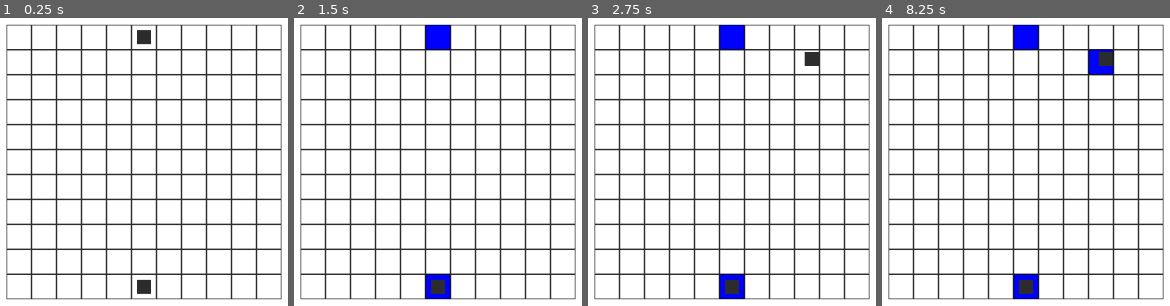
Above: before the commit, frames 1-4 (left to right).
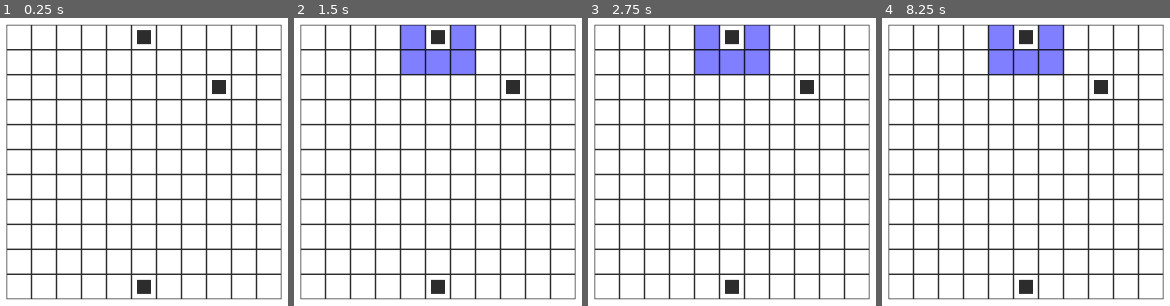
Above: after the commit, the same moments.

Repository: alejandrogonzalvo/gi
Game: Godot game, scene res://scenes/Playground.tscn
The game is run twice, just before and just after one commit, with the same random seed, the same clock (stepped at 60 frames per second) and the same inputs. Before the commit the project starts from res://scenes/playground.tscn.
Inputs (mouse positions are in pixels of both pictures, inside the frame that each line leads up to):
- Up to frame 1 (0.25 s): no input
- Up to frame 2 (1.5 s): tap Enter at 0.5 s; move the mouse to (438, 38) at 0.52 s; click (438, 38) at 0.6 s; tap Space at 1.25 s; move the mouse to (438, 285) at 1.27 s; click (438, 285) at 1.35 s
- Up to frame 3 (2.75 s): tap Enter at 2 s; move the mouse to (812, 58) at 2.02 s; click (812, 58) at 2.1 s
- Up to frame 4 (8.25 s): tap Space at 2.75, 4.25 s; move the mouse to (985, 254) at 2.77 s; click (985, 254) at 2.85 s; tap Enter at 3.5 s; move the mouse to (outside the picture) at 3.52 s; click (outside the picture) at 3.6 s; move the mouse to (outside the picture) at 4.27 s; click (outside the picture) at 4.35 s; move the mouse to (1066, 162) at 5.02 s; click (1066, 162) at 5.1 s; move the mouse to (905, 43) at 5.77 s; click (905, 43) at 5.85 s; move the mouse to (outside the picture) at 6.52 s; click (outside the picture) at 6.6 s; move the mouse to (outside the picture) at 7.27 s; click (outside the picture) at 7.35 s; move the mouse to (1106, 58) at 8.02 s; click (1106, 58) at 8.1 s

The runs differ from the first frame. In frame 1, 0.2% of the frame differs, in the area x 73-79%, y 21-27%; in frame 2, 4.9%; in frame 3, 5.2%; in frame 4, 5.6%, in the area x 37-81%, y 2-98%.

Commit message:
lots of things i dont remember

Diff:
--- a/board.gd
+++ /dev/null
@@ -1,24 +0,0 @@
-extends Node2D
-
-
-const RESOLUTION = 32
-
-var tile = preload("res://scenes/Tile.tscn")
-var pawn = preload("res://scenes/pawn.tscn")
-var tile_grid = []
-func _ready():
-	for i in range(-5, 6):
-		for j in range(-5, 6):
-			var t = tile.instance()
-			t.position = Vector2(i, j) * RESOLUTION
-			add_child(t)
-	var p1 = pawn.instance()
-	p1.position = Vector2(0, -5) * RESOLUTION
-	add_child(p1)
-	var p2 = pawn.instance()
-	p2.position = Vector2(0, 5) * RESOLUTION
-	add_child(p2)
-
-# Called every frame. 'delta' is the elapsed time since the previous frame.
-#func _process(delta):
-#	pass
--- a/pawn.gd
+++ /dev/null
@@ -1,38 +0,0 @@
-extends Sprite
-
-
-var entered
-var clicked
-var movement_tiles
-
-# Called when the node enters the scene tree for the first time.
-func _ready():
-	pass
-
-
-func _process(delta):
-	if entered:
-		if Input.is_action_just_pressed("click"):
-			if clicked:
-				clicked = false
-				print('unclicked')
-			else:
-				clicked = true
-				movement_tiles = $Hitbox.get_overlapping_areas()
-				for tile in movement_tiles:
-					tile.emit_signal("player_moving")
-
-	if clicked and not entered:
-		if Input.is_action_just_released("click"):
-			self.position = get_global_mouse_position()
-			clicked = false
-			print('unclicked')
-
-func _on_Hitbox_mouse_entered():
-	entered = true
-	print('entered')
-
-
-func _on_Hitbox_mouse_exited():
-	entered = false
-	print('exited')
--- a/project.godot
+++ b/project.godot
@@ -8,15 +8,30 @@
 
 config_version=4
 
-_global_script_classes=[  ]
+_global_script_classes=[ {
+"base": "Sprite",
+"class": "Tile",
+"language": "GDScript",
+"path": "res://scripts/tile.gd"
+}, {
+"base": "Area2D",
+"class": "TileHitbox",
+"language": "GDScript",
+"path": "res://scripts/tile_hitbox.gd"
+} ]
 _global_script_class_icons={
-
+"Tile": "",
+"TileHitbox": ""
 }
 
 [application]
 
 config/name="gi"
-run/main_scene="res://scenes/playground.tscn"
+run/main_scene="res://scenes/Playground.tscn"
+
+[autoload]
+
+Global="*res://scripts/global.gd"
 
 [input]
 
@@ -29,9 +44,10 @@
 [layer_names]
 
 2d_render/layer_1="collision"
-2d_physics/layer_1="collision"
+2d_physics/layer_1="tile"
 2d_render/layer_2="movement"
-2d_physics/layer_2="movement"
+2d_physics/layer_2="piece"
+2d_physics/layer_3="movement range"
 
 [rendering]
 
--- a/scenes/Area2D.gd
+++ /dev/null
@@ -1,14 +0,0 @@
-extends Area2D
-
-
-signal player_moving
-
-
-# Called when the node enters the scene tree for the first time.
-func _ready():
-	pass # Replace with function body.
-
-
-# Called every frame. 'delta' is the elapsed time since the previous frame.
-#func _process(delta):
-#	pass
--- a/scenes/pawn.tscn
+++ b/scenes/Pawn.tscn
@@ -1,36 +1,41 @@
 [gd_scene load_steps=7 format=2]
 
-[ext_resource path="res://pawn.gd" type="Script" id=1]
+[ext_resource path="res://scripts/pawn.gd" type="Script" id=1]
 [ext_resource path="res://assets/pawn.png" type="Texture" id=2]
 
 [sub_resource type="RectangleShape2D" id=1]
-extents = Vector2( 9.33503, 9.23306 )
+extents = Vector2( 15, 15 )
 
 [sub_resource type="Shader" id=2]
 
 [sub_resource type="ShaderMaterial" id=3]
 shader = SubResource( 2 )
 
-[sub_resource type="CircleShape2D" id=4]
-radius = 43.2465
+[sub_resource type="RectangleShape2D" id=4]
+extents = Vector2( 48, 48 )
 
 [node name="pawn" type="Sprite"]
 texture = ExtResource( 2 )
 script = ExtResource( 1 )
 
 [node name="Hitbox" type="Area2D" parent="."]
+collision_layer = 2
+collision_mask = 2
 
 [node name="CollisionShape2D" type="CollisionShape2D" parent="Hitbox"]
 shape = SubResource( 1 )
 
 [node name="MovementBox" type="Area2D" parent="."]
-collision_layer = 2
-collision_mask = 2
+collision_layer = 4
+collision_mask = 3
 
 [node name="CollisionShape2D" type="CollisionShape2D" parent="MovementBox"]
 modulate = Color( 0.952941, 0.14902, 0.14902, 1 )
 self_modulate = Color( 0.956863, 0, 0, 1 )
 material = SubResource( 3 )
 shape = SubResource( 4 )
+[connection signal="area_entered" from="Hitbox" to="." method="_on_player_entered"]
 [connection signal="mouse_entered" from="Hitbox" to="." method="_on_Hitbox_mouse_entered"]
 [connection signal="mouse_exited" from="Hitbox" to="." method="_on_Hitbox_mouse_exited"]
+[connection signal="mouse_entered" from="MovementBox" to="." method="_on_MovementBox_mouse_entered"]
+[connection signal="mouse_exited" from="MovementBox" to="." method="_on_MovementBox_mouse_exited"]
--- a/scenes/playground.tscn
+++ b/scenes/Playground.tscn
@@ -1,6 +1,6 @@
 [gd_scene load_steps=4 format=2]
 
-[ext_resource path="res://board.gd" type="Script" id=1]
+[ext_resource path="res://scripts/playground.gd" type="Script" id=1]
 [ext_resource path="res://assets/tile.png" type="Texture" id=2]
 
 [sub_resource type="TileSet" id=1]
@@ -28,5 +28,7 @@
 [node name="board" type="TileMap" parent="."]
 tile_set = SubResource( 1 )
 cell_size = Vector2( 32, 32 )
+collision_layer = 0
+collision_mask = 0
 format = 1
 tile_data = PoolIntArray( -196612, 0, 0, -196611, 0, 0, -196610, 0, 0, -196609, 0, 0, -262144, 0, 0, -262143, 0, 0, -26 …(779 unchanged characters)…
--- a/scenes/Tile.gd
+++ /dev/null
@@ -1,22 +0,0 @@
-extends Sprite
-
-
-onready var colored:bool = false
-
-func _ready():
-	pass # Replace with function body.
-
-
-
-func _process(delta):
-	pass
-
-
-func whiten():
-	self.modulate = Color(1, 1, 1)
-	print('whitened')
-
-
-func _on_player_moving():
-	self.modulate = Color(0, 0, 1)
-	print('modulated')
--- a/scenes/Tile.tscn
+++ b/scenes/Tile.tscn
@@ -1,19 +1,26 @@
 [gd_scene load_steps=5 format=2]
 
 [ext_resource path="res://assets/tile.png" type="Texture" id=1]
-[ext_resource path="res://scenes/Tile.gd" type="Script" id=2]
-[ext_resource path="res://scenes/Area2D.gd" type="Script" id=3]
+[ext_resource path="res://scripts/tile.gd" type="Script" id=2]
+[ext_resource path="res://scripts/tile_hitbox.gd" type="Script" id=3]
 
 [sub_resource type="RectangleShape2D" id=1]
+extents = Vector2( 15, 15 )
 
 [node name="Tile" type="Sprite"]
 texture = ExtResource( 1 )
 script = ExtResource( 2 )
 
-[node name="Area2D" type="Area2D" parent="."]
+[node name="HitBox" type="Area2D" parent="."]
 collision_mask = 2
 script = ExtResource( 3 )
 
-[node name="CollisionShape2D" type="CollisionShape2D" parent="Area2D"]
+[node name="CollisionShape2D" type="CollisionShape2D" parent="HitBox"]
 shape = SubResource( 1 )
-[connection signal="player_moving" from="Area2D" to="." method="_on_player_moving"]
+[connection signal="area_entered" from="HitBox" to="." method="_on_piece_area_entered"]
+[connection signal="area_exited" from="HitBox" to="." method="_on_piece_area_exited"]
+[connection signal="mouse_entered" from="HitBox" to="." method="_on_Area2D_mouse_entered"]
+[connection signal="mouse_exited" from="HitBox" to="." method="_on_Area2D_mouse_exited"]
+[connection signal="player_moved" from="HitBox" to="." method="_on_player_moved"]
+[connection signal="player_moving" from="HitBox" to="." method="_on_player_moving"]
+[connection signal="player_not_moving" from="HitBox" to="." method="_on_player_not_moving"]
--- /dev/null
+++ b/scripts/global.gd
@@ -0,0 +1,3 @@
+extends Node
+
+const RESOLUTION = 32
--- /dev/null
+++ b/scripts/pawn.gd
@@ -0,0 +1,62 @@
+extends Sprite
+
+const RESOLUTION = Global.RESOLUTION
+
+var usable: bool = false
+var mouse_entered: bool = false
+var clicked: bool = false
+var mouse_on_movement_range = false
+
+signal player_moved
+
+func _process(delta):
+	if Input.is_action_just_pressed("click"):
+		click()
+
+func click():
+	for piece in get_tree().get_nodes_in_group("pieces"):
+		if piece != self and piece.clicked == true:
+			return
+	if usable:
+		var movement_tiles = []
+		for area in $MovementBox.get_overlapping_areas():
+			if area.get_class() == "TileHitbox": movement_tiles.append(area)
+
+		if mouse_entered and not clicked:
+			clicked = true
+			for tile in movement_tiles: tile.emit_signal("player_moving")
+		elif mouse_entered and clicked:
+			clicked = false
+			for tile in movement_tiles: tile.emit_signal("player_not_moving")
+		elif clicked and mouse_on_movement_range:
+			for tile in movement_tiles:
+				if tile.mouse_entered:
+					var error = tile.get_parent()._on_player_moved(self)
+					if not error:
+						print("there is no error")
+						for tile2 in movement_tiles:
+							tile2.emit_signal("player_not_moving")
+						clicked = false
+						emit_signal("player_moved")
+						return
+
+func _on_Hitbox_mouse_entered():
+	mouse_entered = true
+
+func _on_Hitbox_mouse_exited():
+	mouse_entered = false
+
+func _on_player_entered(area):
+	if not usable and area.get_collision_layer() == 2:
+		print(area.name)
+		print("dead!")
+		queue_free()
+		area.queue_free()
+
+
+func _on_MovementBox_mouse_entered():
+	mouse_on_movement_range = true
+
+
+func _on_MovementBox_mouse_exited():
+	mouse_on_movement_range = false
--- /dev/null
+++ b/scripts/playground.gd
@@ -0,0 +1,43 @@
+extends Node2D
+
+
+const RESOLUTION = Global.RESOLUTION
+
+var tile = preload("res://scenes/Tile.tscn")
+var pawn = preload("res://scenes/Pawn.tscn")
+var tile_grid = []
+
+func _ready():
+	for i in range(-5, 6):
+		for j in range(-5, 6):
+			var t = tile.instance()
+			t.position = Vector2(i, j) * RESOLUTION
+			add_child(t)
+
+	_invoke_pawn(Vector2(0, -5), "player1")
+	_invoke_pawn(Vector2(3, -3), "player1")
+	_invoke_pawn(Vector2(0, 5), "player2")
+
+	for piece in get_tree().get_nodes_in_group("player1"):
+		piece.usable = true
+
+
+func _process(delta):
+	pass
+
+func _invoke_pawn(position: Vector2, player_group: String):
+	var p = pawn.instance()
+	p.position = position * RESOLUTION
+	p.add_to_group(player_group)
+	p.add_to_group("pieces")
+	p.connect("player_moved", self, "_on_player_moved")
+	add_child(p)
+
+
+
+func _on_player_moved():
+	for piece in get_tree().get_nodes_in_group("pieces"):
+		if piece.usable:
+			piece.usable = false
+		else:
+			piece.usable = true
--- /dev/null
+++ b/scripts/tile.gd
@@ -0,0 +1,46 @@
+extends Sprite
+class_name Tile
+
+var occupied:bool = false
+var movable:bool = true
+var piece
+
+func get_class(): return "Tile"
+
+func _on_player_moving():
+	if occupied and not piece.usable:
+		self.modulate = Color(1, 0.5, 0.5)
+	elif not occupied:
+		self.modulate = Color(0.5, 0.5, 1)
+
+func _on_player_not_moving():
+	self.modulate = Color(1, 1, 1)
+	print("whitened")
+
+func _on_player_moved(mov_piece):
+	if not occupied:
+		mov_piece.position = position
+		return false
+	elif not piece.usable:
+		print("kill")
+		return false
+	print("returning error")
+	return true
+
+func _on_piece_area_entered(area):
+	if area.get_collision_layer() == 2:
+		piece = area.get_parent()
+		occupied = true
+
+func _on_piece_area_exited(area):
+	if area.get_collision_layer() == 2:
+		occupied = false
+		piece = null
+
+
+func _on_Area2D_mouse_entered():
+	$HitBox.mouse_entered = true
+
+
+func _on_Area2D_mouse_exited():
+	$HitBox.mouse_entered = false
--- /dev/null
+++ b/scripts/tile_hitbox.gd
@@ -0,0 +1,11 @@
+extends Area2D
+class_name TileHitbox
+
+func get_class(): return "TileHitbox"
+
+var mouse_entered:bool
+
+
+signal player_moving
+signal player_not_moving
+signal player_moved
